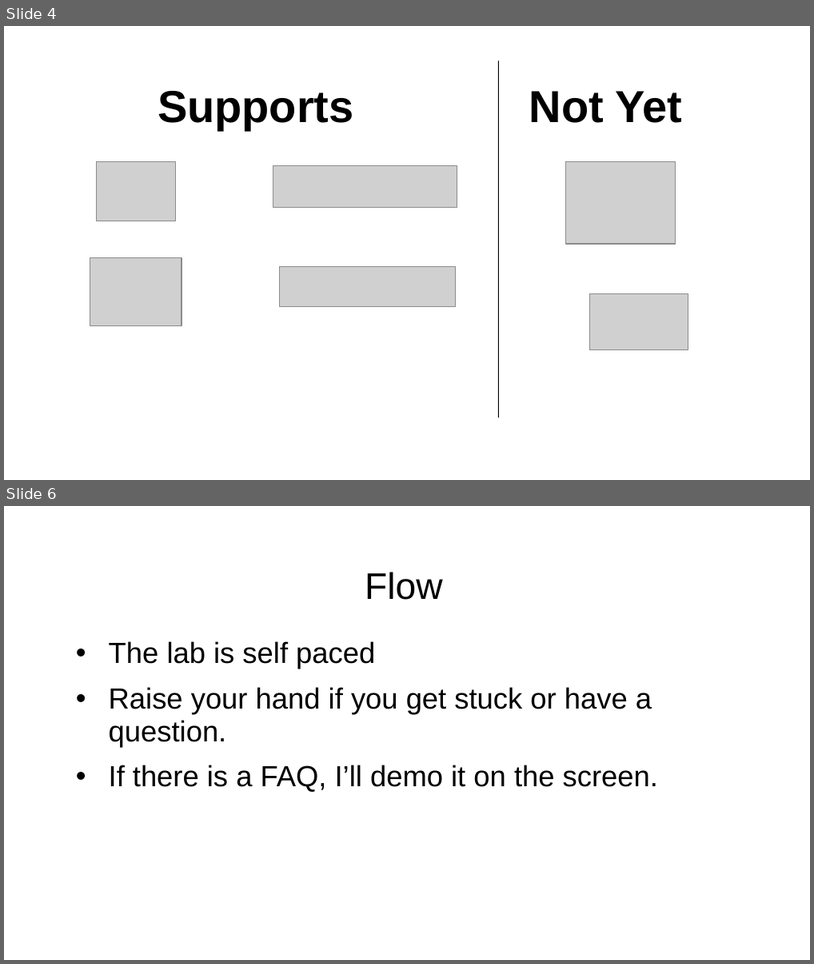
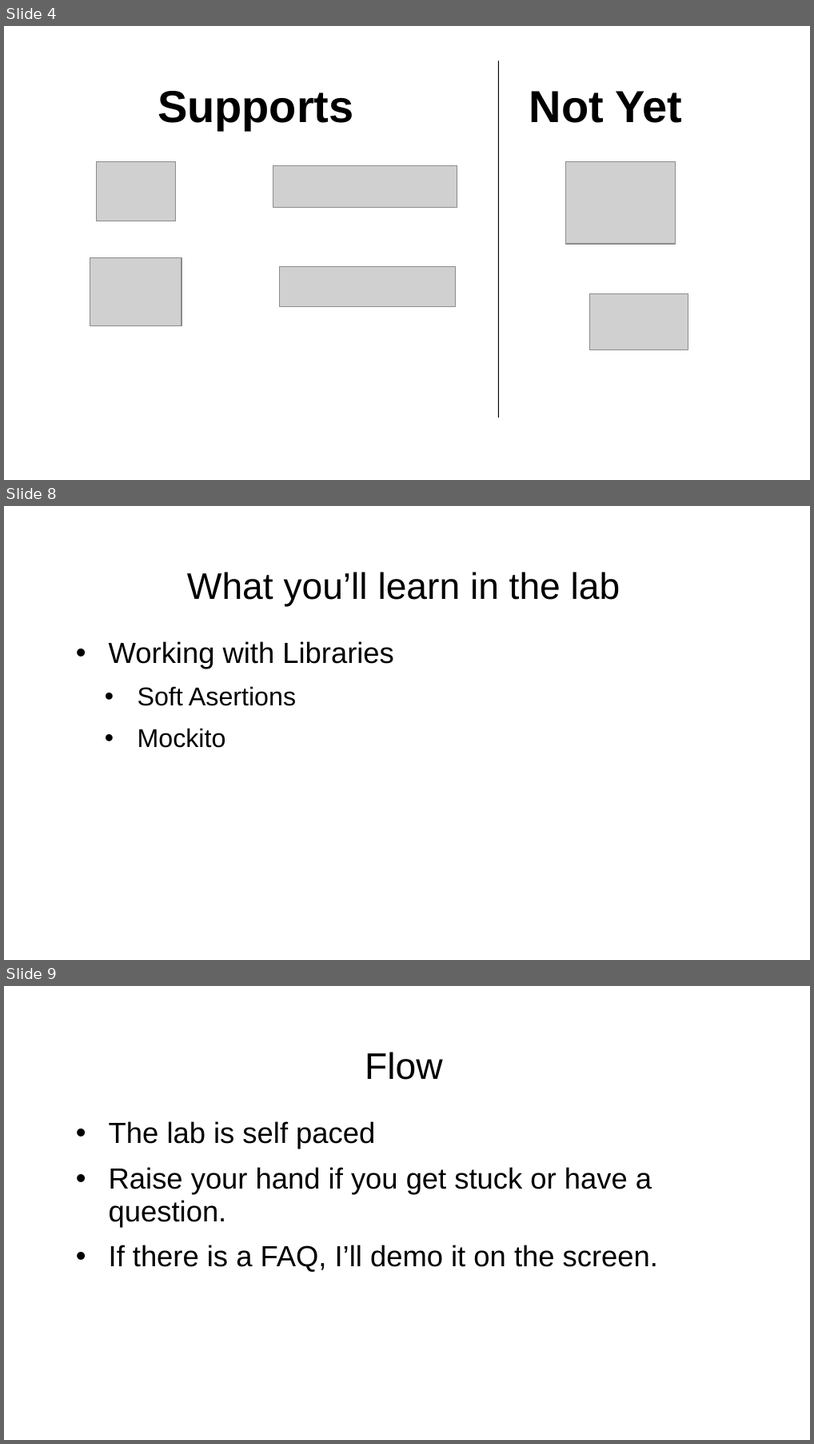
Before and after one commit to rkstarnerd/2018-devnexus-junit5-workshop, a slide deck: JUnit 5 Workshop Intro Presentation.ppt. Shown one above the other, each under a label of ours: slides 4 and 6 before the commit, slides 4, 8 and 9 after it; the slides between them are not shown. The pictures are 814x964 and 814x1444 pixels, drawn with LibreOffice and Linux fonts; fonts in the diff are those of the drawing; grey boxes stand for pictures; background and template pictures are left out. Boxes give left, top, right and bottom in pixels: in the first picture for what was removed or moved away, otherwise in the second. Text is boxed around its words. In the diff, an @@ line names an element or a change of style, - is before the commit and + after.

```diff
--- a/JUnit 5 Workshop Intro Presentation.ppt
+++ b/JUnit 5 Workshop Intro Presentation.ppt
@@ slide 8 added at <box>4,506,810,960</box>, background picture (left out) @@
@@ title added at <box>187,572,621,606</box>, 33 pt, text #000000 @@
+What you’ll learn in the lab
@@ text added at <box>109,641,394,748</box>, 26 pt, text #000000 @@
+• Working with Libraries
+  • Soft Asertions
+  • Mockito
@@ what was slide 6 is now slide 9 @@
```
Also in this commit, not shown: 1 slide changed, 2 other slides added, 3 other files.
